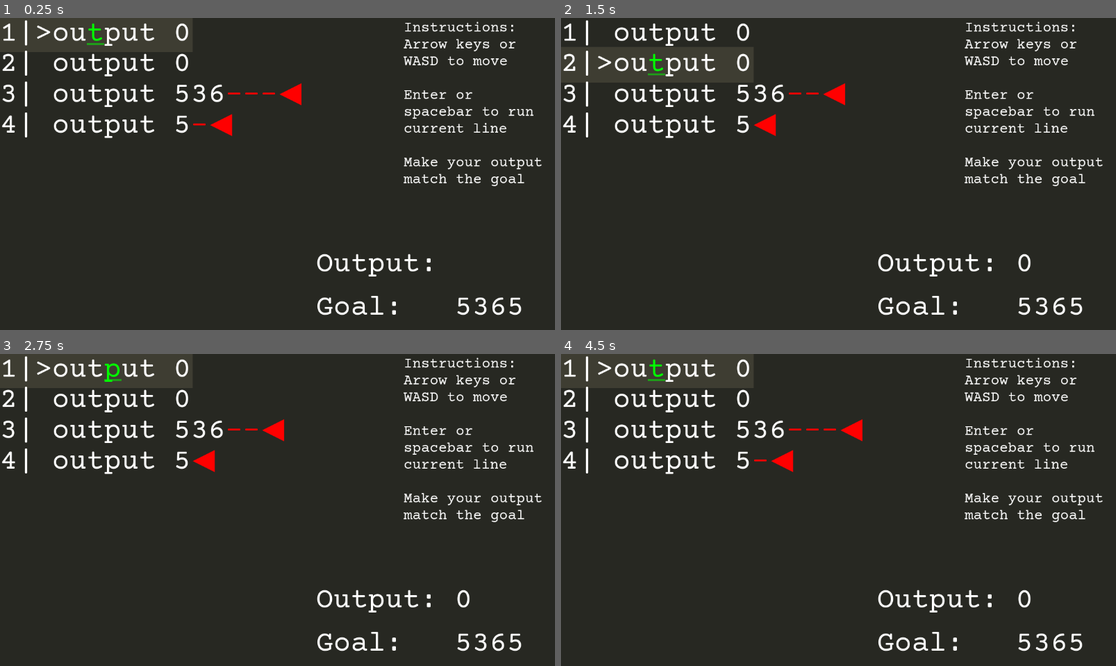
Above: before the commit, frames 1-4 (two rows, left to right).
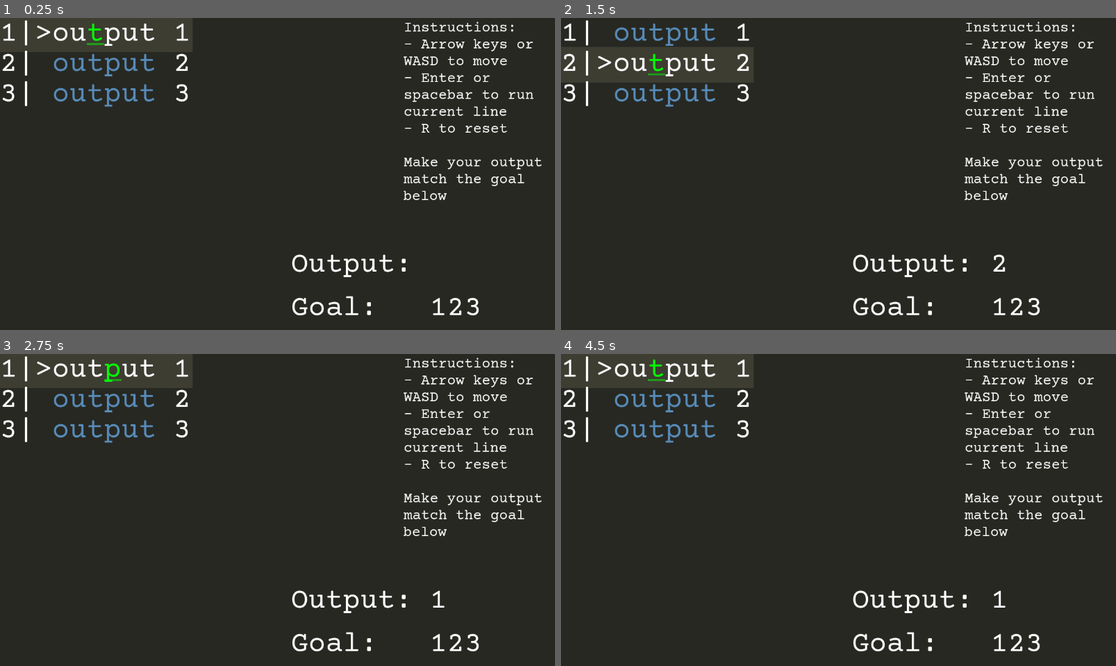
Above: after the commit, the same moments.

Repository: Goldenlion5648/YouAreTheCode
Game: Godot game, scene res://objects/main_scene.tscn
Two runs of this game, one before a commit and one after it. Both use one fixed random seed, a clock stepped at 60 frames per second and the inputs below.
Inputs (mouse positions are in pixels of both pictures, inside the frame that each line leads up to):
- Up to frame 1 (0.25 s): no input
- Up to frame 2 (1.5 s): tap Enter (enter_word) at 0.5, 0.6, 1.35 s; move the mouse to (760, 180) at 0.52 s; hold D (right) 0.53-1.28 s; click (760, 180) at 0.67 s; tap R (reset) at 1.25 s; move the mouse to (999, 267) at 1.27 s; hold S (down) from 1.28 s (still down); click (999, 267) at 1.42 s
- Up to frame 3 (2.75 s): tap R (reset) at 2 s; move the mouse to (438, 647) at 2.02 s; release S (down) at 2.03 s; hold D (right) from 2.03 s (still down); tap Enter (enter_word) at 2.1 s; click (438, 647) at 2.17 s
- Up to frame 4 (4.5 s): tap R (reset) at 2.75, 3.5, 4.15 s; move the mouse to (810, 572) at 2.77 s; release D (right) at 2.78 s; hold W (up) 2.78-3.53 s; tap Enter (enter_word) at 2.85, 3.6, 4.35 s; click (810, 572) at 2.92 s; move the mouse to (1005, 556) at 3.52 s; hold Left (left) from 3.53 s (still down); move the mouse to (672, 463) at 4.27 s

The runs differ from the first frame. In frame 1, 4.7% of the frame differs, in the area x 0-97%, y 1-96%; in frame 2, 4.8%; in frame 3, 4.8%; in frame 4, 4.9%.

Commit message:
before animated text

Diff:
--- a/globals/globals.gd
+++ b/globals/globals.gd
@@ -1,8 +1,8 @@
 extends Node
 
 
-
 var formatted_output = ""
+var should_play_reset_sound = false
 
 var curret_output = "":
 	set(value):
@@ -29,15 +29,30 @@
 """
 output 0
 output 0
-output 536
+output 53
 output 5
+""".strip_edges(),
+"""
+output 0
+goto 5
+output 867
+output 5
+output 9
+""".strip_edges(),
+"""
+goto 3
+goto 4
+goto 2
+output 9
 """.strip_edges(),
 ]
 
 var level_goals = [
 	"123",
 	"967",
-	"5365",
+	"535",
+	"9867",
+	"9999",
 ]
 
 var deleting_data = [
@@ -46,15 +61,29 @@
 		"",
 		"",
 		"",
-		"----◀"
+		"----<"
 	],
 	[
 		"",
 		"",
-		"---◀",
-		"-◀"
+		"---<",
+		"-<"
+	],
+	[
+		"",
+		"",
+		"",
+		"",
+		"-«",
+	],
+	[
+		"",
+		"",
+		"",
+		"«",
 	]
 ]
+
 var current_deleting_data = deleting_data[current_level].duplicate(true)
 var current_level_data = levels[current_level]
 var current_level_goal = level_goals[current_level]
@@ -71,7 +100,7 @@
 	return ("[code]" + to_edit +"[/code]")
 
 
-var current_level: int = 2:
+var current_level: int = 0:
 	set(value):
 		current_level = value
 		current_level_data = levels[current_level]
@@ -81,6 +110,7 @@
 func get_current_level_data():
 	return levels[current_level]
 
+#var previous_level = -1
 func _ready():
 	formatted_output = get_formatted_text_to_show()
 	current_level = current_level + 0
--- a/objects/interactable_code.gd
+++ b/objects/interactable_code.gd
@@ -10,9 +10,18 @@
 
 @onready var eat_letter_sound = $eatLetterSound
 @onready var print_sound = $printSound
-
+@onready var reset_sound = $resetSound
+@onready var level_complete_sound = $levelCompleteSound
+@onready var eat_nothing = $eatNothing
 # Called when the node enters the scene tree for the first time.
 func _ready():
+#	print("previous ", Globals.previous_level)
+	print("current_level ", Globals.current_level)
+	if Globals.should_play_reset_sound:
+		reset_sound.play()
+		Globals.should_play_reset_sound = false
+#	elif Globals.current_level != 0:
+#		level_complete_sound.play()
 	show_backspace_coming()
 	self.text_to_show = Globals.get_current_level_data()
 	print(zip_coming_characters(text_to_show))
@@ -45,9 +54,18 @@
 			Globals.current_deleting_data[i] = Globals.current_deleting_data[i].substr(1)
 			if Globals.current_deleting_data[i].length() == 0:
 				#TODO: check if the character was supposed to delete the single character (current) or whole line
-				text_to_show_lines[i] = text_to_show_lines[i].substr(0, text_to_show_lines[i].length() - 1)
+				if deleted_character == "<":
+					text_to_show_lines[i] = text_to_show_lines[i].substr(0, text_to_show_lines[i].length() - 1)
+					if text_to_show_lines[i].length() == 0:
+						text_to_show_lines[i] = " "
+				elif deleted_character == "«":
+					text_to_show_lines[i] = " "
+
 				eat_letter_sound.play()
 				Globals.current_deleting_data[i] = deleted_character
+			else:
+				eat_nothing.pitch_scale = (.4 * Globals.current_deleting_data[i].length())
+				eat_nothing.play()
 	print(text_to_show_lines)
 	text_to_show = "\n".join(text_to_show_lines)
 
@@ -73,9 +91,6 @@
 
 func get_formatted_text_to_show():
 	var player_overall_pos = get_player_overall_pos()
-
-
-
 	var player_pos_showing = (text_to_show.substr(0, player_overall_pos) +
 				"[u][color=green]" + text_to_show.substr(player_overall_pos, 1) + "[/color][/u][font_size=1].[/font_size]" +
 				text_to_show.substr(player_overall_pos + 1))
@@ -83,15 +98,22 @@
 #	print("player_pos_showing\n", player_pos_showing)
 #	var lines_for_highlight = player_pos_showing.split("\n")
 #	lines_for_highlight[player_current_line_number] = "[u]" + lines_for_highlight[player_current_line_number] + "[/u]"
-
-
 #	var zipped = zip_coming_characters("\n".join(lines_for_highlight))
 	var zipped = zip_coming_characters(player_pos_showing)
 #	print("zipped\n", zipped)
 	var with_line_numbers = add_line_numbers(zipped)
 	var with_code_tag = Globals.add_code_tag_to_string(with_line_numbers)
 	print("with code tag\n", with_code_tag)
-	return with_code_tag
+	var syntax_colored = add_syntax_coloring(with_code_tag)
+	return syntax_colored
+
+func add_syntax_coloring(to_color):
+	var syntax_colored = (
+		to_color.replace("output", "[color=#578BB8]output[/color]")
+   				.replace("goto", "[color=#c24810]goto[/color]")
+	)
+	return syntax_colored
+
 
 
 
@@ -147,8 +169,13 @@
 func advance_level():
 	if Globals.curret_output == Globals.current_level_goal:
 		print("level complete!")
-		Globals.current_level += 1
-		Globals.restart_current_level()
+
+		level_complete_sound.play()
+		$startNewLevelTimer.start(1)
+
+func _on_start_new_level_timer_timeout():
+	Globals.current_level += 1
+	Globals.restart_current_level()
 
 func check_level_advance():
 #	var word_on_cursor = get_word_on_cursor()
@@ -161,11 +188,17 @@
 
 func run_current_line():
 	var current_line_text = text_to_show.split("\n")[player_current_line_number]
-	if current_line_text.begins_with(output_word):
-		var words_on_line = current_line_text.split(" ")
-		if words_on_line.size() > 1:
-			Globals.curret_output += words_on_line[1]
-			print_sound.play()
+	var words_on_line = current_line_text.split(" ")
+	print(current_line_text)
+	print(words_on_line)
+	if words_on_line.size() <= 1:
+		return
+	if current_line_text.begins_with(output_word) and Globals.curret_output.length() < 5:
+		Globals.curret_output += words_on_line[1]
+		print_sound.play()
+	elif current_line_text.begins_with("goto"):
+		player_current_line_number = int(words_on_line[-1]) - 1
+		update_pos_and_display()
 
 func show_backspace_coming():
 	var test_string = """hi
@@ -186,6 +219,7 @@
 		advance_level()
 #		check_level_advance()
 	if Input.is_action_just_pressed("reset"):
+		Globals.should_play_reset_sound = true
 		Globals.restart_current_level()
 	if Input.is_action_just_pressed("down"):
 		player_current_line_number += 1
@@ -203,12 +237,16 @@
 		moved = true
 
 	if moved:
-		adjust_for_edge_cases()
-		update_text_display()
+		update_pos_and_display()
 		move_deleting_characters()
-		adjust_for_edge_cases()
-		update_text_display()
+		update_pos_and_display()
+
 		print("word on cursor is ", get_word_on_cursor())
+
+func update_pos_and_display():
+	adjust_for_edge_cases()
+	update_text_display()
+
 
 func _on_delete_from_end_timer_timeout():
 #	text_to_show = text_to_show.substr(0, text_to_show.length() - 1)
--- a/objects/interactable_code.tscn
+++ b/objects/interactable_code.tscn
@@ -1,9 +1,12 @@
-[gd_scene load_steps=5 format=3 uid="uid://c5b7r4rek08no"]
+[gd_scene load_steps=8 format=3 uid="uid://c5b7r4rek08no"]
 
 [ext_resource type="Script" path="res://objects/interactable_code.gd" id="1_d658i"]
 [ext_resource type="FontFile" uid="uid://dy36cl451ii0x" path="res://fonts/CourierPrime-Regular.ttf" id="1_ywqvi"]
 [ext_resource type="AudioStream" uid="uid://ddrneqtcy7rvh" path="res://sounds/keypress.wav" id="3_7smto"]
 [ext_resource type="AudioStream" uid="uid://d4mm45tjgu4v" path="res://sounds/printSound.wav" id="4_n66mq"]
+[ext_resource type="AudioStream" uid="uid://bixhayr6aboe0" path="res://sounds/deathSound.wav" id="5_6nvid"]
+[ext_resource type="AudioStream" uid="uid://brqs0dm56mm0q" path="res://sounds/levelCompleteSounds.wav" id="6_anqam"]
+[ext_resource type="AudioStream" uid="uid://bjtab77ui3m3r" path="res://sounds/eatSound.wav" id="7_ysogq"]
 
 [node name="interactable_code" type="RichTextLabel"]
 custom_minimum_size = Vector2(30, 0)
@@ -33,7 +36,22 @@
 
 [node name="printSound" type="AudioStreamPlayer2D" parent="."]
 stream = ExtResource("4_n66mq")
-volume_db = 19.279
+volume_db = 9.722
+
+[node name="resetSound" type="AudioStreamPlayer2D" parent="."]
+stream = ExtResource("5_6nvid")
+volume_db = -10.19
+pitch_scale = 1.44
+
+[node name="levelCompleteSound" type="AudioStreamPlayer2D" parent="."]
+stream = ExtResource("6_anqam")
+
+[node name="startNewLevelTimer" type="Timer" parent="."]
+
+[node name="eatNothing" type="AudioStreamPlayer2D" parent="."]
+stream = ExtResource("7_ysogq")
+pitch_scale = 1.72
 
 [connection signal="timeout" from="deleteFromEndTimer" to="." method="_on_delete_from_end_timer_timeout"]
 [connection signal="timeout" from="moveInDeletingCharacters" to="." method="_on_move_in_deleting_characters_timeout"]
+[connection signal="timeout" from="startNewLevelTimer" to="." method="_on_start_new_level_timer_timeout"]
--- a/objects/main_scene.tscn
+++ b/objects/main_scene.tscn
@@ -24,11 +24,11 @@
 offset_bottom = 394.0
 theme_override_font_sizes/mono_font_size = 30
 text = "[code]Instructions:
-Arrow keys or WASD to move
+- Arrow keys or WASD to move
+- Enter or spacebar to run current line
+- R to reset
 
-Enter or spacebar to run current line
-
-Make your output match the goal
+Make your output match the goal below
 [/code]"
 script = null
 
@@ -38,10 +38,10 @@
 offset_bottom = 342.0
 
 [node name="VBoxContainer" type="VBoxContainer" parent="."]
-offset_left = 656.0
-offset_top = 479.0
-offset_right = 1156.0
-offset_bottom = 649.0
+offset_left = 604.0
+offset_top = 480.0
+offset_right = 1154.0
+offset_bottom = 650.0
 theme_override_constants/separation = 10
 
 [node name="output_window" parent="VBoxContainer" instance=ExtResource("2_3ycww")]
Not shown, added: sounds/deathSound.wav.import
Not shown, added: sounds/eatSound.wav.import
Not shown, added: sounds/levelCompleteSounds.wav.import
Not shown, changed: .gitignore
Not shown, added: sounds/deathSound.wav
Not shown, added: sounds/eatSound.wav
Not shown, added: sounds/levelCompleteSounds.wav
